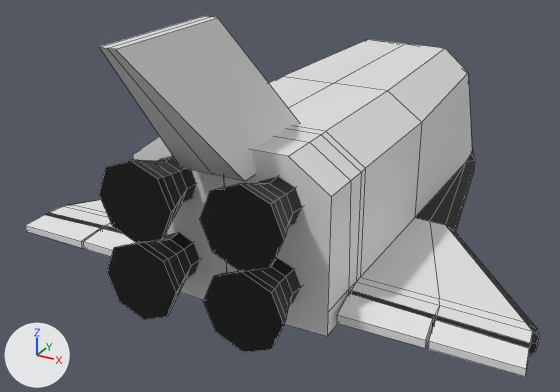
Two versions of the OBJ model content/data/ship.obj, one commit apart.
Both versions are drawn from a 50 mm camera at (1.56, -3.39, 1.34) aimed at (-0.15, -0.28, -0.22). The axes (+X, +Y, +Z) are drawn at lower left. The lights are the same throughout. Mesh edges are drawn as thin lines. Where no turn or scale is listed for an object, it has been applied to the vertices.

Names of what the first picture shows: 'Ship_Cube'.
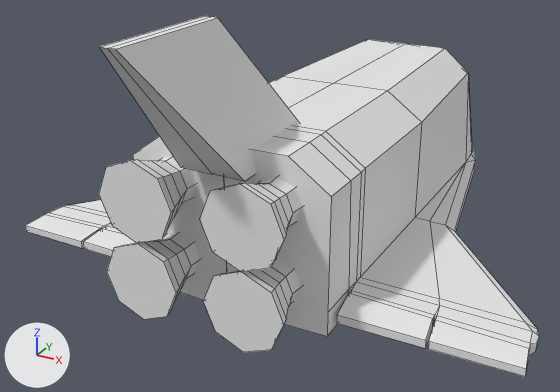
What differs and where, as boxes [x1, y1, x2, y2] in the pictures (560 x 392 px):
'Ship_Cube', recoloured: [42, 81, 539, 358] in both

The change, as a list of edits to the scene's bpy script:
```text
Change mat_black:
    mat_black.base_color: (0.0, 0.0, 0.0) -> (0.8, 0.8, 0.8)  # black #000000 -> white #e7e7e7
```
